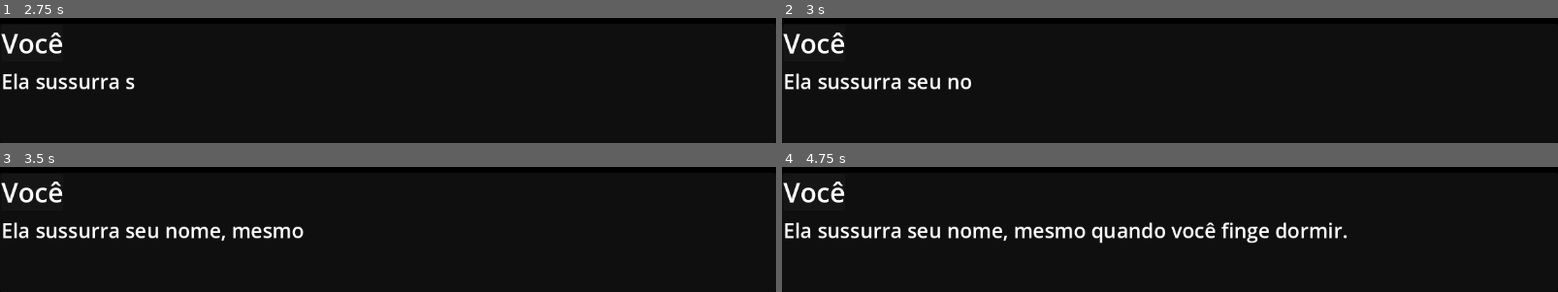
Above: before the commit, frames 1-4 (two rows, left to right).
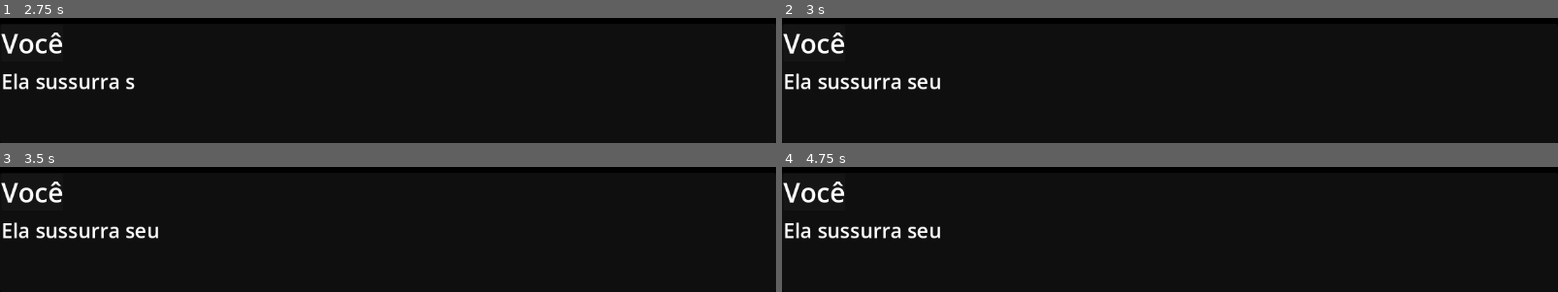
Above: after the commit, the same moments.

Repository: dandat309/Hush-Within-Shadows
Game: Godot game, scene res://Cenas/Introducao.tscn
Two runs of this game, one before a commit and one after it. Both use one fixed random seed, a clock stepped at 60 frames per second and the inputs below.
Inputs:
- Up to frame 1 (2.75 s): tap Enter at 2 s
- Up to frame 2 (3 s): tap Space at 2.75 s
- Up to frame 3 (3.5 s): no input
- Up to frame 4 (4.75 s): no input

Frame 1 is identical in both runs. In frame 2, 0.2% of the frame differs, in the area x 21-25%, y 47-58%; in frame 3, 1.0%; in frame 4, 2.9%, in the area x 21-73%, y 44-62%.

Commit message:
Add files via upload

Diff:
--- /dev/null
+++ b/Cenas/Porao.tscn
@@ -0,0 +1,30 @@
+[gd_scene load_steps=3 format=3 uid="uid://bxgojjglt4wm6"]
+
+[ext_resource type="Script" uid="uid://bdfw7vnrvnr6g" path="res://Scripst/Porao.gd" id="1_bbmna"]
+[ext_resource type="Texture2D" uid="uid://ejlvru5o0ely" path="res://Sprites/icon.svg" id="2_fpoet"]
+
+[node name="Porao" type="Control"]
+layout_mode = 3
+anchors_preset = 15
+anchor_right = 1.0
+anchor_bottom = 1.0
+grow_horizontal = 2
+grow_vertical = 2
+script = ExtResource("1_bbmna")
+
+[node name="back" type="TextureButton" parent="."]
+layout_mode = 1
+anchors_preset = -1
+anchor_left = 0.939
+anchor_top = 0.91
+anchor_right = 1.0
+anchor_bottom = 1.0
+offset_left = 0.271973
+offset_top = 0.320007
+grow_horizontal = 0
+grow_vertical = 0
+texture_normal = ExtResource("2_fpoet")
+ignore_texture_size = true
+stretch_mode = 0
+
+[connection signal="pressed" from="back" to="." method="_on_back_pressed"]
--- a/Cenas/telaInicio.tscn
+++ b/Cenas/telaInicio.tscn
@@ -1,6 +1,6 @@
 [gd_scene load_steps=8 format=3 uid="uid://lcxxhrgwyqhc"]
 
-[ext_resource type="Script" uid="uid://ddasojdr2ex1l" path="res://scripst/tela_menu.gd" id="1_l142i"]
+[ext_resource type="Script" uid="uid://ddasojdr2ex1l" path="res://Scripst/tela_menu.gd" id="1_l142i"]
 [ext_resource type="FontFile" uid="uid://dkbs6g2kx5gec" path="res://Font/RubikDirt-Regular.ttf" id="2_wmvt7"]
 [ext_resource type="AudioStream" uid="uid://bv50m7c13qoh" path="res://Sons/howling-wind-109590.mp3" id="3_hdk3u"]
 [ext_resource type="AudioStream" uid="uid://caishplhblnbw" path="res://Sons/mouse-click-331781.mp3" id="4_av0s0"]
--- a/Cenas/tela_menu.tscn
+++ b/Cenas/tela_menu.tscn
@@ -1,9 +1,9 @@
 [gd_scene load_steps=8 format=3 uid="uid://lcxxhrgwyqhc"]
 
-[ext_resource type="Script" uid="uid://ddasojdr2ex1l" path="res://scripst/tela_menu.gd" id="1_3b2dc"]
+[ext_resource type="Script" uid="uid://ddasojdr2ex1l" path="res://Scripst/tela_menu.gd" id="1_3b2dc"]
 [ext_resource type="FontFile" uid="uid://dkbs6g2kx5gec" path="res://Font/RubikDirt-Regular.ttf" id="2_wm3vf"]
-[ext_resource type="AudioStream" uid="uid://bv50m7c13qoh" path="res://sons/howling-wind-109590.mp3" id="4_irlws"]
-[ext_resource type="AudioStream" uid="uid://caishplhblnbw" path="res://sons/mouse-click-331781.mp3" id="5_3b2dc"]
+[ext_resource type="AudioStream" uid="uid://bv50m7c13qoh" path="res://Sons/howling-wind-109590.mp3" id="4_irlws"]
+[ext_resource type="AudioStream" uid="uid://caishplhblnbw" path="res://Sons/mouse-click-331781.mp3" id="5_3b2dc"]
 
 [sub_resource type="Animation" id="Animation_3b2dc"]
 length = 0.001
--- /dev/null
+++ b/Scripst/Porao.gd
@@ -0,0 +1,15 @@
+extends Control
+
+func _ready():
+	Sons.sons_ambiente.stop()
+
+func _on_back_pressed() -> void:
+	get_tree().change_scene_to_file("res://Cenas/telaInicio.tscn")
+
+
+func _on_texture_button_pressed():
+	print("Botão pressionado")
+
+
+func _on_texture_button_2_pressed():
+	print("Botão pressionado")
--- a/Scripst/caixa_dialogo.gd
+++ b/Scripst/caixa_dialogo.gd
@@ -7,7 +7,7 @@
 	"A casa está vazia. Mas algo... respira.",
 	"Você disse que não era real.",
 	"Então por que ela ainda sangra nos seus sonhos?",
-	"Ele se mexe, David. Lá dentro... no escuro.",
+	"Ele se mexe, Fred. Lá dentro... no escuro.",
 	"E dessa vez... ele quer que você veja."
 ]
 
@@ -16,18 +16,23 @@
 var texto_atual = ""
 var velocidade = 0.04
 var digitando = false
+var id_digitar = 0  # ID pra controlar qual digitação é a atual
 
 func _ready():
 	iniciar_texto()
 
-func iniciar_texto():
+func iniciar_texto() -> void:
 	texto_completo = falas[indice]
 	texto_atual = ""
 	digitando = true
-	start_digitar()
+	$Texto.text = ""
+	id_digitar += 1
+	await start_digitar(id_digitar)
 
-func start_digitar():
+func start_digitar(minha_id: int) -> void:
 	for i in range(texto_completo.length()):
+		if minha_id != id_digitar:
+			return  # Cancela se uma nova digitação começou
 		await get_tree().create_timer(velocidade).timeout
 		texto_atual += texto_completo[i]
 		$Texto.text = texto_atual
@@ -36,6 +41,7 @@
 func _input(event):
 	if event.is_pressed():
 		if digitando:
+			id_digitar += 1
 			$Texto.text = texto_completo
 			digitando = false
 		else:
--- a/Scripst/tela_menu.gd
+++ b/Scripst/tela_menu.gd
@@ -10,7 +10,6 @@
 	await anim.animation_finished
 	get_tree().change_scene_to_file("res://Cenas/Introducao.tscn")
 
-
 func _on_botao_som_pressed() -> void:
 	get_tree().change_scene_to_file("res://Cenas/Introducao.tscn")
 
Not shown, added: Scripst/Porao.gd.uid
